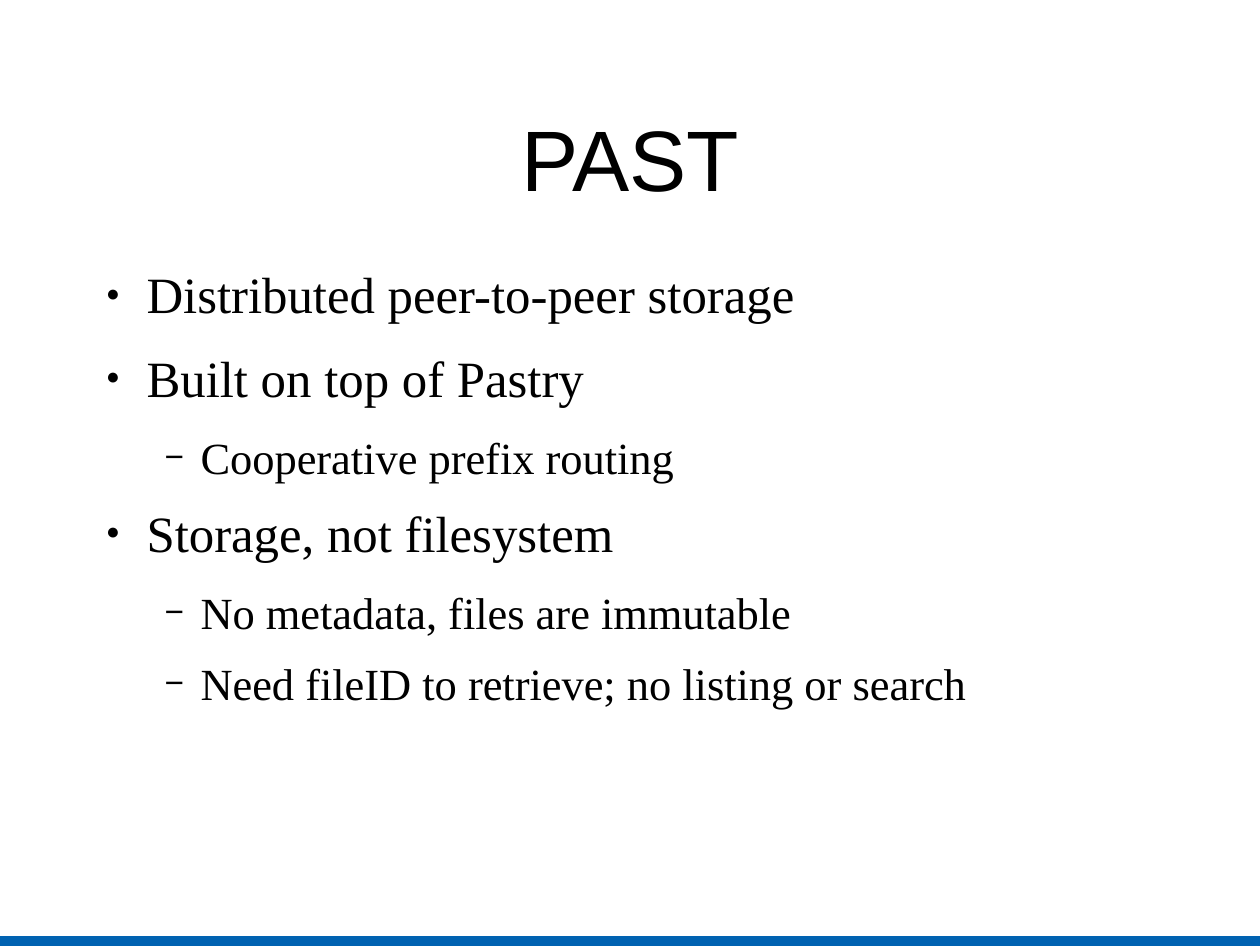
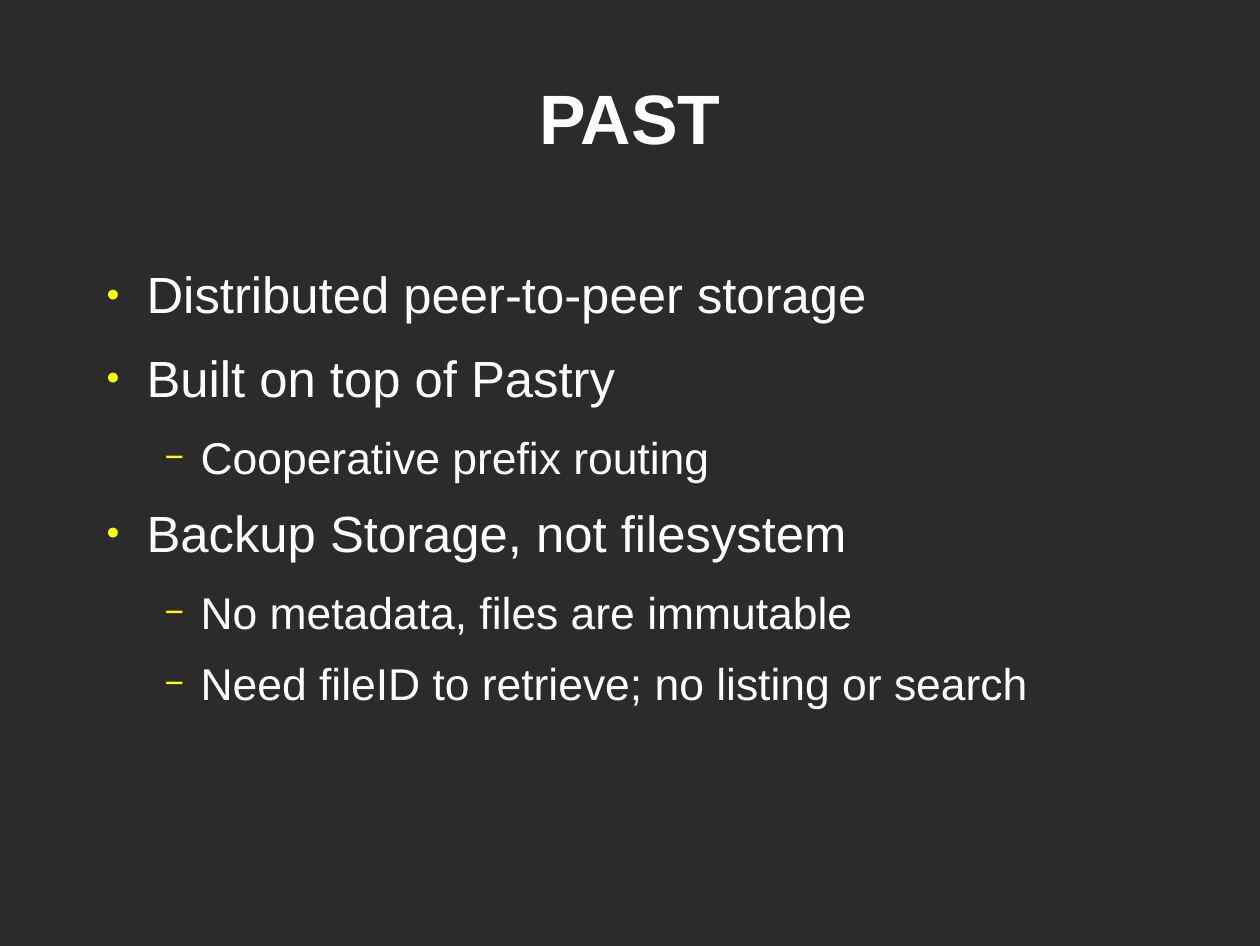
Before and after one commit to cs525-koala/documents, a slide deck: slide 3 of p2p/usenet_and_past.odp (slide 13 before the commit). Drawn at 1260x946 pixels with LibreOffice and Linux fonts; fonts in the diff are those of the drawing; background and template pictures are left out; a plain dark background stands for a picture behind light text. Boxes give left, top, right and bottom in pixels: in the first picture for what was removed or moved away, otherwise in the second. Text is boxed around its words. In the diff, an @@ line names an element or a change of style, - is before the commit and + after.

```diff
--- a/p2p/usenet_and_past.odp
+++ b/p2p/usenet_and_past.odp
@@ background #FFFFFF to picture (left out) @@
@@ title "PAST": place and size @@
-title "PAST" at (522, 131, 739, 192)
+title "PAST" at (539, 95, 720, 145)
@@ title "PAST" at (539, 95, 720, 145): size 54 to 44 pt, text colour #000000 to #FFFFFF, bold on @@
@@ text at (147, 276, 1027, 710): font Times New Roman to Arial, text colour #000000 to #FFFFFF in "Distributed peer-to-peer storage", "Built on top of Pastry", "Cooperative prefix routing", "No metadata, files are immutable" and 1 more places; bullet colour #000000 to #FFFF00 @@
@@ text at (147, 515, 847, 562): text changed; font Times New Roman to Arial; text colour #000000 to #FFFFFF @@
-● Storage, not filesystem
+● Backup Storage, not filesystem
@@ rectangle removed at (0, 935, 1260, 946) @@
```
Also in this commit, not shown: 30 other slides changed, 5 slides added, 4 slides removed.
